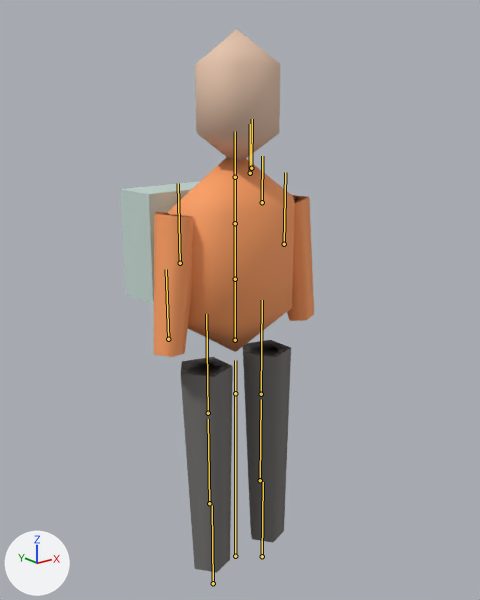
An edit to the glTF model public/atlas/3d/v1/characters/atlas-walker-npc-lod2.glb, drawn before and after from the same camera.
Both versions are drawn from a 50 mm lens placed at (-1.284, -1.629, 1.587), pointed at (0.049, 0.037, 0.921). Lighting does not change. The marker at lower left points along +X, +Y and +Z. The first picture is the older version. The bones that change, and the others that lie on the model, are drawn over the model as lines.

In view in the first picture: 'AtlasWalker_Mesh'.
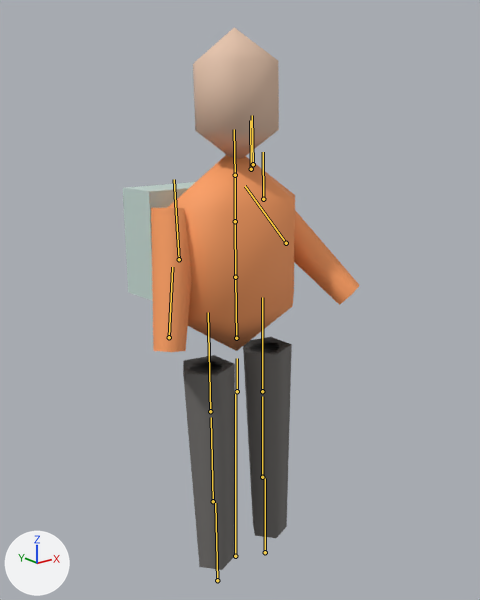
The newer file adds an action. The first version stands in its rest pose; the second is drawn at frame 12 of the action 'Atlas_Talk'.

Patch to the scene script:
```diff
--- a/public/atlas/3d/v1/characters/atlas-walker-npc-lod2.glb.py
+++ b/public/atlas/3d/v1/characters/atlas-walker-npc-lod2.glb.py
@@ bone_hips @@
 bone_hips = bpy.data.objects['AtlasWalker_Rig'].pose.bones['hips']  # child of 'root'
-bone_hips.location = (0.0, 0.0, 0.0)
-bone_hips.rotation_quaternion = (1.0, 0.0, 0.0, 0.0)  # degrees (0, 0, 0)
+bone_hips.location = (0.008, 0.006, 0.0)
+bone_hips.rotation_quaternion = (1.0, 0.0, 0.014, 0.007)  # degrees (0, 2, 1)
@@ bone_chest @@
 bone_chest = bpy.data.objects['AtlasWalker_Rig'].pose.bones['chest']  # child of 'spine'
-bone_chest.rotation_quaternion = (1.0, 0.0, 0.0, 0.0)  # degrees (0, 0, 0)
+bone_chest.rotation_quaternion = (0.999, -0.014, -0.036, -0.013)  # degrees (-1, -4, -1)
@@ bone_neck @@
 bone_neck = bpy.data.objects['AtlasWalker_Rig'].pose.bones['neck']  # child of 'chest'
-bone_neck.rotation_quaternion = (1.0, 0.0, 0.0, 0.0)  # degrees (0, 0, 0)
+bone_neck.rotation_quaternion = (1.0, 0.007, 0.01, 0.0)  # degrees (1, 1, 0)
@@ bone_head @@
 bone_head = bpy.data.objects['AtlasWalker_Rig'].pose.bones['head']  # child of 'neck'
-bone_head.rotation_quaternion = (1.0, 0.0, 0.0, 0.0)  # degrees (0, 0, 0)
+bone_head.rotation_quaternion = (1.0, -0.009, 0.028, 0.006)  # degrees (-1, 3, 1)
@@ bone_upper_arm_l @@
 bone_upper_arm_l = bpy.data.objects['AtlasWalker_Rig'].pose.bones['upper_arm.L']  # child of 'chest'
-bone_upper_arm_l.rotation_quaternion = (1.0, 0.0, 0.0, 0.0)  # degrees (0, 0, 0)
+bone_upper_arm_l.rotation_quaternion = (0.942, -0.27, -0.055, 0.192)  # degrees (-32, 0, 23)
@@ bone_upper_arm_r @@
 bone_upper_arm_r = bpy.data.objects['AtlasWalker_Rig'].pose.bones['upper_arm.R']  # child of 'chest'
-bone_upper_arm_r.rotation_quaternion = (1.0, 0.0, 0.0, 0.0)  # degrees (0, 0, 0)
+bone_upper_arm_r.rotation_quaternion = (0.997, -0.07, 0.002, -0.026)  # degrees (-8, 0, -3)
```

Where the change shows, as pixel boxes (x1, y1, x2, y2) in the pictures (480 x 600 px):
'AtlasWalker_Mesh', posed (22% wider): before (120, 29, 314, 573); after (123, 28, 359, 570)
bone 'hips', root to tip: before (235, 393) to (235, 360); after (237, 391) to (237, 358)
bone 'chest', root to tip: before (235, 279) to (235, 223); after (235, 277) to (235, 221)
bone 'neck', root to tip: before (235, 223) to (235, 177); after (235, 221) to (235, 175)
bone 'head', root to tip: before (235, 177) to (235, 131); after (235, 175) to (234, 129)
bone 'upper_arm.L', root to tip: before (284, 244) to (285, 172); after (286, 243) to (245, 186)
bone 'upper_arm.R', root to tip: before (180, 263) to (178, 183); after (179, 259) to (174, 179)
